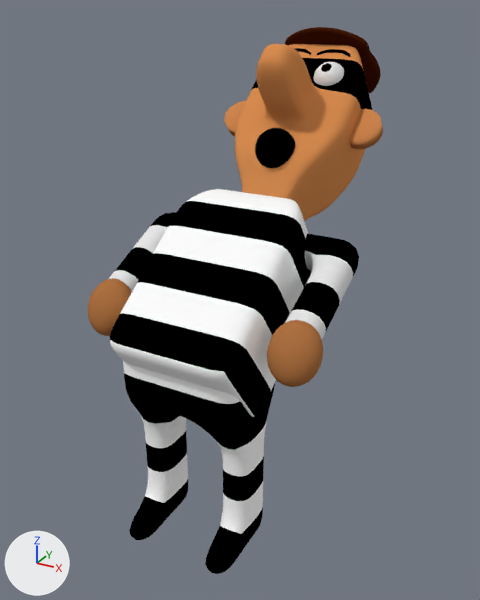
The Blender file 01-Models/rw-burglar(second).blend, before and after one commit.
The view is the same before and after, from a 50 mm lens placed at (1.93, -3.26, 1.4), pointed at (-0.15, 0.52, -0.49). Lighting does not change. The marker at lower left points along +X, +Y and +Z.
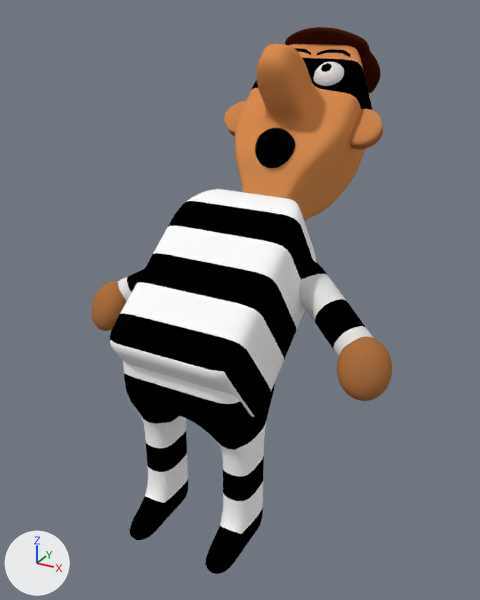
Pixel boxes [x1, y1, x2, y2] of what changed, in the pictures (480 x 600 px):
'Sphere.016', moved, turned: before [267, 320, 323, 387]; after [337, 337, 392, 401]
'Cube.022', moved, turned: before [285, 234, 359, 340]; after [299, 260, 373, 357]
'Cube.021', moved, turned: before [109, 212, 176, 291]; after [118, 269, 144, 302]
'Sphere.011', moved, turned: before [88, 278, 132, 336]; after [91, 281, 126, 331]

The change in detail:
Object 'Sphere.016' (ob_sphere_016) moves from (0.622, -0.256, -0.354) to (0.931, 0.05, -0.519).
Object 'Sphere.016' (ob_sphere_016) turns from (-27, 0, 0) to (-27, 0, 24) degrees about x, y and z.
Object 'Sphere.011' (ob_sphere_011) moves from (-0.664, -0.256, -0.354) to (-1.017, 0.146, -0.579).
Object 'Sphere.011' (ob_sphere_011) turns from (-27, 0, 0) to (-27, 0, -28) degrees about x, y and z.
Object 'Cube.022' (ob_cube_022) moves from (0.611, -0.19, -0.311) to (0.895, 0.106, -0.476).
Object 'Cube.022' (ob_cube_022) turns from (65, 0, 180) to (65, 0, 237) degrees about x, y and z.
Object 'Cube.021' (ob_cube_021) moves from (-0.663, -0.19, -0.311) to (-0.985, 0.203, -0.536).
Object 'Cube.021' (ob_cube_021) turns from (-65, 0, 0) to (-65, 0, -59) degrees about x, y and z.
